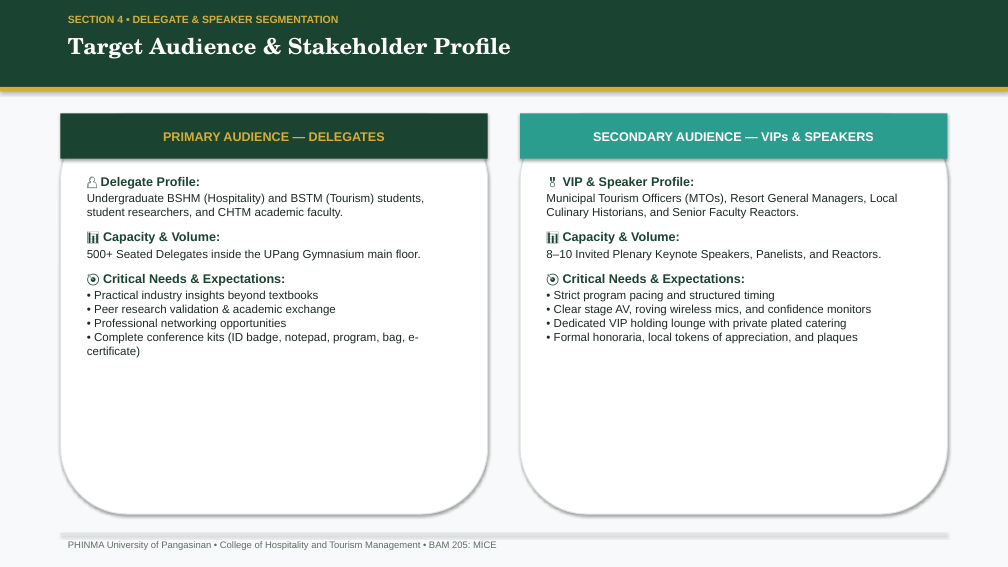
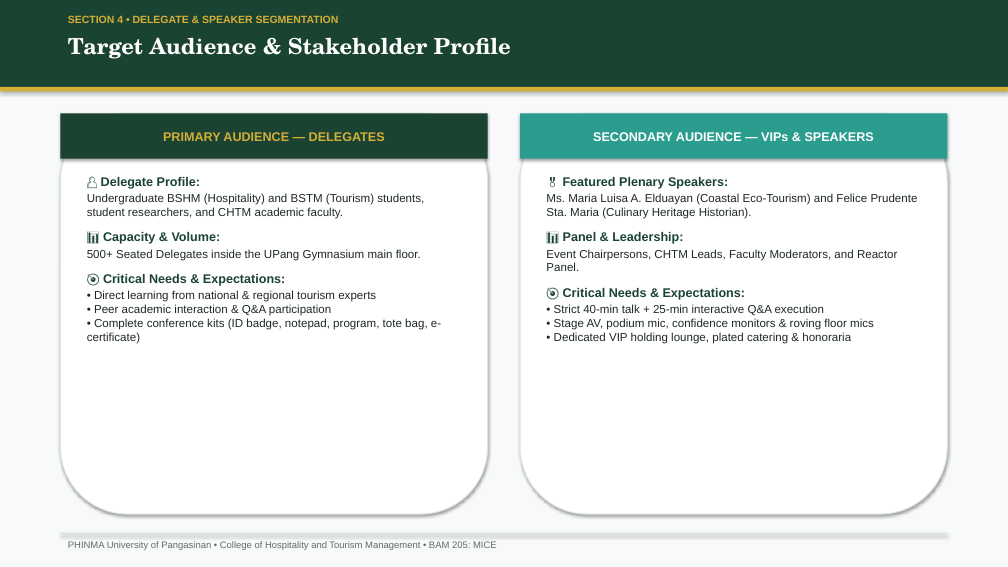
Before and after one commit to Yooxowie/PECS2026, a slide deck: slide 4 of PECS_2026_Animated_Presentation.pptx. Drawn at 1008x567 pixels with LibreOffice and Linux fonts; fonts in the diff are those of the drawing. Boxes give left, top, right and bottom in pixels: in the first picture for what was removed or moved away, otherwise in the second. Text is boxed around its words. In the diff, an @@ line names an element or a change of style, - is before the commit and + after.

Commit message:
feat: Update program flow with Keynotes Ms. Elduayan & Ms. Sta. Maria and synthesis session

```diff
--- a/PECS_2026_Animated_Presentation.pptx
+++ b/PECS_2026_Animated_Presentation.pptx
@@ text at (546,177,918,271): text changed @@
-🎖️ VIP & Speaker Profile:
-Municipal Tourism Officers (MTOs), Resort General Managers, Local Culinary Historians, and Senior Faculty Reactors.
-📊 Capacity & Volume:
-8–10 Invited Plenary Keynote Speakers, Panelists, and Reactors.
+🎖️ Featured Plenary Speakers:
+Ms. Maria Luisa A. Elduayan (Coastal Eco-Tourism) and Felice Prudente Sta. Maria (Culinary Heritage Historian).
+📊 Panel & Leadership:
+Event Chairpersons, CHTM Leads, Faculty Moderators, and Reactor Panel.
@@ text at (87,290,441,344): text changed @@
-• Practical industry insights beyond textbooks
-• Peer research validation & academic exchange
-• Professional networking opportunities
-• Complete conference kits (ID badge, notepad, program, bag, e-certificate)
+• Direct learning from national & regional tourism experts
+• Peer academic interaction & Q&A participation
+• Complete conference kits (ID badge, notepad, program, tote bag, e-certificate)
@@ text at (554,304,874,344): text changed @@
-• Strict program pacing and structured timing
-• Clear stage AV, roving wireless mics, and confidence monitors
-• Dedicated VIP holding lounge with private plated catering
-• Formal honoraria, local tokens of appreciation, and plaques
+• Strict 40-min talk + 25-min interactive Q&A execution
+• Stage AV, podium mic, confidence monitors & roving floor mics
+• Dedicated VIP holding lounge, plated catering & honoraria
```
Also in this commit, not shown: 14 other slides changed, 5 other files.
